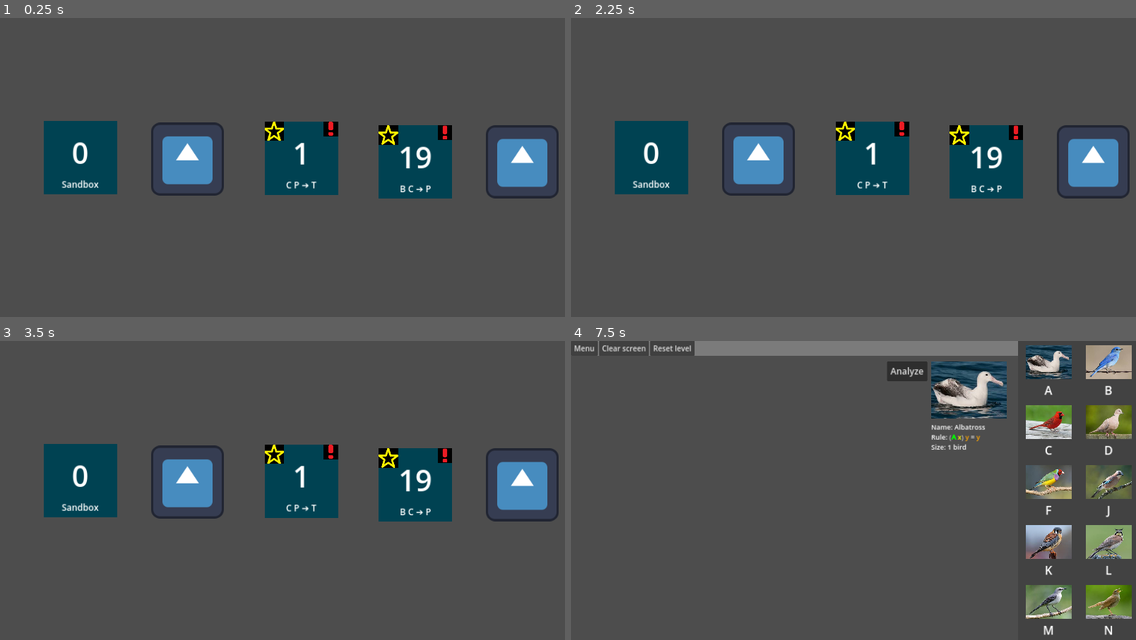
Above: before the commit, frames 1-4 (two rows, left to right).
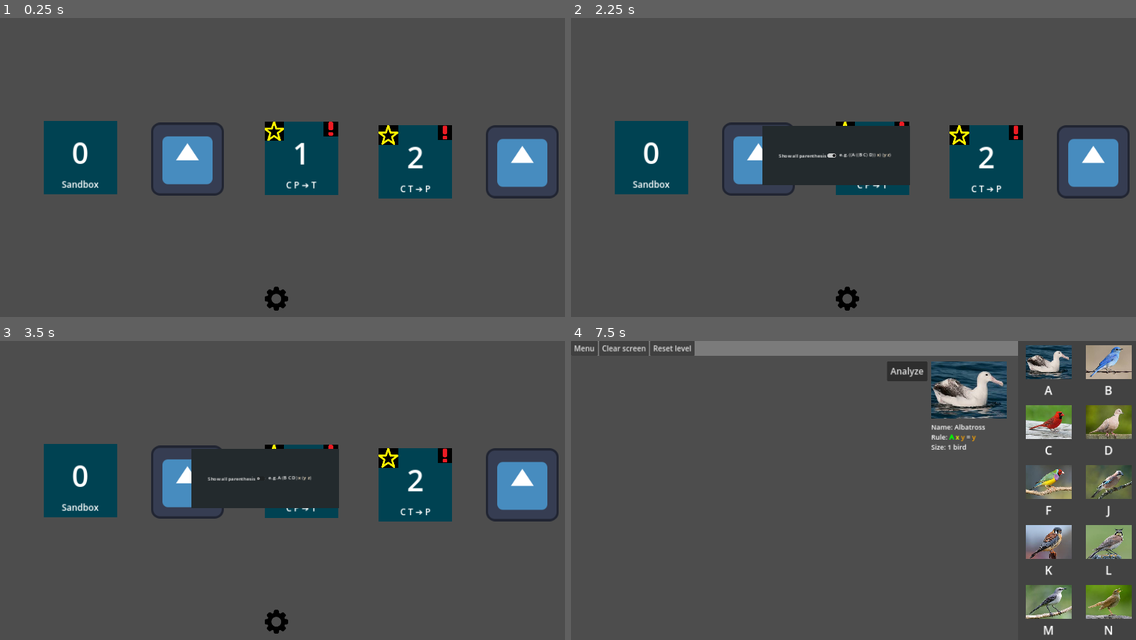
Above: after the commit, the same moments.

Repository: Gustavo-Galle-de-Melo/ToMockAMockingbird
Game: Godot game, scene res://menu.tscn
Two runs of this game, one before a commit and one after it. Both use one fixed random seed, a clock stepped at 60 frames per second and the inputs below. The engine's default icon, where the game draws it, is replaced by a stand-in: a white triangle on a blue panel in a dark square.
Inputs (mouse positions are in pixels of both pictures, inside the frame that each line leads up to):
- Up to frame 1 (0.25 s): no input
- Up to frame 2 (2.25 s): click (650, 158) at 0.52 s; click "Menu" at 1.25 s; click (847, 299) at 2.02 s
- Up to frame 3 (3.5 s): click (237, 478) at 2.75 s, where only the run after the commit has a clickable "Show all parenthesis"
- Up to frame 4 (7.5 s): click (650, 481) at 3.52 s; click "Clear screen" at 4.25 s; click "Reset level" at 5 s; click "Clear screen" at 5.75 s; click "Clear screen" at 6.5 s; tap Enter at 7.25 s; move the mouse to (1051, 361) at 7.27 s; click (1051, 361) at 7.35 s

The runs differ from the first frame. In frame 1, 0.5% of the frame differs, in the area x 46-77%, y 42-98%; in frame 2, 5.5%, in the area x 33-77%, y 36-98%; in frame 3, 5.5%; in frame 4, less than 0.1%.

Commit message:
add settings

Diff:
--- a/Level/Level.gd
+++ b/Level/Level.gd
@@ -157,7 +157,6 @@
 func _on_analyze_pressed() -> void:
 	$Analyzer.set_bird($Info.bird, $Info.full_bird_size)
 	$Analyzer.visible = true
-	$Analyze.release_focus()
 
 
 # moves a bird to the foreground
@@ -253,7 +252,6 @@
 	for bird in all_birds:
 		bird.queue_free()
 	all_birds = []
-	$Options/Clear.release_focus()
 
 
 func _on_reset_pressed() -> void:
--- a/Level/level.tscn
+++ b/Level/level.tscn
@@ -50,18 +50,21 @@
 [node name="Menu" type="Button" parent="Options"]
 layout_mode = 2
 tooltip_text = "Go back to the main menu"
+focus_mode = 0
 theme_override_font_sizes/font_size = 25
 text = " Menu "
 
 [node name="Clear" type="Button" parent="Options"]
 layout_mode = 2
 tooltip_text = "Remove all birds from the screen"
+focus_mode = 0
 theme_override_font_sizes/font_size = 25
 text = " Clear screen "
 
 [node name="Reset" type="Button" parent="Options"]
 layout_mode = 2
 tooltip_text = "Restart the level, all birds will be forgotten"
+focus_mode = 0
 theme_override_font_sizes/font_size = 25
 text = " Reset level "
 
@@ -93,6 +96,7 @@
 offset_top = 70.0
 offset_right = 1209.0
 offset_bottom = 136.0
+focus_mode = 0
 theme_override_font_sizes/font_size = 30
 text = " Analyze "
 
--- a/Level_loader.gd
+++ b/Level_loader.gd
@@ -27,7 +27,7 @@
 	[4, "M=KW", 3],		# M = W P {P = W K}
 	[4, "A=KW", 3],		# A = K P {P = W K}
 	# new: B
-	[1, "P=BC", 3],		# P = B C C # TODO
+	[5, "P=BC", 3],		# P = B C C
 	[5, "P=BR", 7],		# P = B C C {C = R R R}
 	[5, "P=BKM", 3],	# P = B M K
 	[5, "R=BT", 3],		# R = B B T
--- a/Menu.gd
+++ b/Menu.gd
@@ -3,3 +3,13 @@
 
 func _process(delta: float) -> void:
 	$Mouse.position = get_global_mouse_position()
+
+
+func _input(event: InputEvent) -> void:
+	if (event.is_action("left_click") or event.is_action("right_click")) and event.pressed \
+		and not $CanvasLayer/Settings_menu.is_mouse_over:
+		$CanvasLayer/Settings_menu.visible = false
+
+
+func _on_settings_button_pressed() -> void:
+	$CanvasLayer/Settings_menu.visible = true
--- /dev/null
+++ b/Settings_menu.gd
@@ -0,0 +1,27 @@
+extends Control
+
+var is_mouse_over: bool = false
+
+
+func _ready() -> void:
+	$HBoxContainer/VBoxContainer/Full_string/CheckButton.button_pressed = Settings.full_string
+	update_full_string_example()
+
+
+func update_full_string_example() -> void:
+	var abcd: Bird = Apply.new(Bird_list.albatross, Apply.new(Apply.new(Bird_list.bluebird, Bird_list.cardinal), Bird_list.dove))
+	var example: Bird = Apply.new(Apply.new(abcd, Var.new(0)), Apply.new(Var.new(1), Var.new(2)))
+	$HBoxContainer/VBoxContainer/Full_string/RichTextLabel.text = "e.g. " + example.string(true)
+
+
+func _on_full_string_toggled(toggled_on: bool) -> void:
+	Settings.full_string = toggled_on
+	update_full_string_example()
+
+
+func _on_mouse_entered() -> void:
+	is_mouse_over = true
+
+
+func _on_mouse_exited() -> void:
+	is_mouse_over = false
--- a/menu.tscn
+++ b/menu.tscn
@@ -1,8 +1,10 @@
-[gd_scene load_steps=4 format=3 uid="uid://p4ysyjb3a6n3"]
+[gd_scene load_steps=6 format=3 uid="uid://p4ysyjb3a6n3"]
 
 [ext_resource type="Script" path="res://Menu.gd" id="1_byeje"]
 [ext_resource type="PackedScene" uid="uid://20mm1xqxol7d" path="res://level_button.tscn" id="1_e20au"]
+[ext_resource type="Texture2D" uid="uid://cops7pr6ekpxr" path="res://assets/settings.png" id="2_lfjkg"]
 [ext_resource type="Texture2D" uid="uid://brdngxuonuo0g" path="res://icon.svg" id="2_o8sph"]
+[ext_resource type="PackedScene" uid="uid://d2llwx2eh21li" path="res://settings_menu.tscn" id="3_7681u"]
 
 [node name="Menu" type="Control"]
 layout_mode = 3
@@ -20,6 +22,22 @@
 offset_right = 4961.0
 offset_bottom = 1017.0
 color = Color(0.192157, 0.192157, 0.52549, 0.14902)
+
+[node name="CanvasLayer" type="CanvasLayer" parent="."]
+
+[node name="Settings_button" type="TextureButton" parent="CanvasLayer"]
+offset_left = 899.0
+offset_top = 915.0
+offset_right = 979.0
+offset_bottom = 995.0
+texture_normal = ExtResource("2_lfjkg")
+
+[node name="Settings_menu" parent="CanvasLayer" instance=ExtResource("3_7681u")]
+visible = false
+offset_left = 651.0
+offset_top = 368.0
+offset_right = -769.0
+offset_bottom = -449.0
 
 [node name="Mouse" type="Marker2D" parent="."]
 
@@ -62,7 +80,7 @@
 offset_top = 365.0
 offset_right = -383.0
 offset_bottom = -402.0
-number = 19
+number = 2
 
 [node name="TutorialR" type="Sprite2D" parent="."]
 position = Vector2(1775, 489)
@@ -158,3 +176,5 @@
 position = Vector2(5122, 530)
 scale = Vector2(1.9375, 1.9375)
 texture = ExtResource("2_o8sph")
+
+[connection signal="pressed" from="CanvasLayer/Settings_button" to="." method="_on_settings_button_pressed"]
--- /dev/null
+++ b/settings_menu.tscn
@@ -0,0 +1,53 @@
+[gd_scene load_steps=2 format=3 uid="uid://d2llwx2eh21li"]
+
+[ext_resource type="Script" path="res://Settings_menu.gd" id="1_wquib"]
+
+[node name="Settings_menu" type="Control"]
+custom_minimum_size = Vector2(500, 200)
+layout_mode = 3
+anchors_preset = 15
+anchor_right = 1.0
+anchor_bottom = 1.0
+offset_right = -1420.0
+offset_bottom = -817.0
+grow_horizontal = 2
+grow_vertical = 2
+script = ExtResource("1_wquib")
+
+[node name="ColorRect" type="ColorRect" parent="."]
+layout_mode = 0
+offset_right = 500.0
+offset_bottom = 200.0
+mouse_filter = 1
+color = Color(0.137255, 0.164706, 0.176471, 1)
+
+[node name="HBoxContainer" type="HBoxContainer" parent="."]
+layout_mode = 0
+offset_right = 500.0
+offset_bottom = 200.0
+alignment = 1
+
+[node name="VBoxContainer" type="VBoxContainer" parent="HBoxContainer"]
+layout_mode = 2
+alignment = 1
+
+[node name="Full_string" type="HBoxContainer" parent="HBoxContainer/VBoxContainer"]
+layout_mode = 2
+
+[node name="CheckButton" type="CheckButton" parent="HBoxContainer/VBoxContainer/Full_string"]
+layout_mode = 2
+focus_mode = 0
+mouse_filter = 1
+button_pressed = true
+text = "Show all parenthesis"
+
+[node name="RichTextLabel" type="RichTextLabel" parent="HBoxContainer/VBoxContainer/Full_string"]
+custom_minimum_size = Vector2(190, 0)
+layout_mode = 2
+mouse_filter = 1
+bbcode_enabled = true
+text = "e.g. ((A ((B C) D)) x) (y z)"
+
+[connection signal="mouse_entered" from="." to="." method="_on_mouse_entered"]
+[connection signal="mouse_exited" from="." to="." method="_on_mouse_exited"]
+[connection signal="toggled" from="HBoxContainer/VBoxContainer/Full_string/CheckButton" to="." method="_on_full_string_toggled"]
Binary file added: assets/settings.png
Not shown, added: assets/settings.png.import
